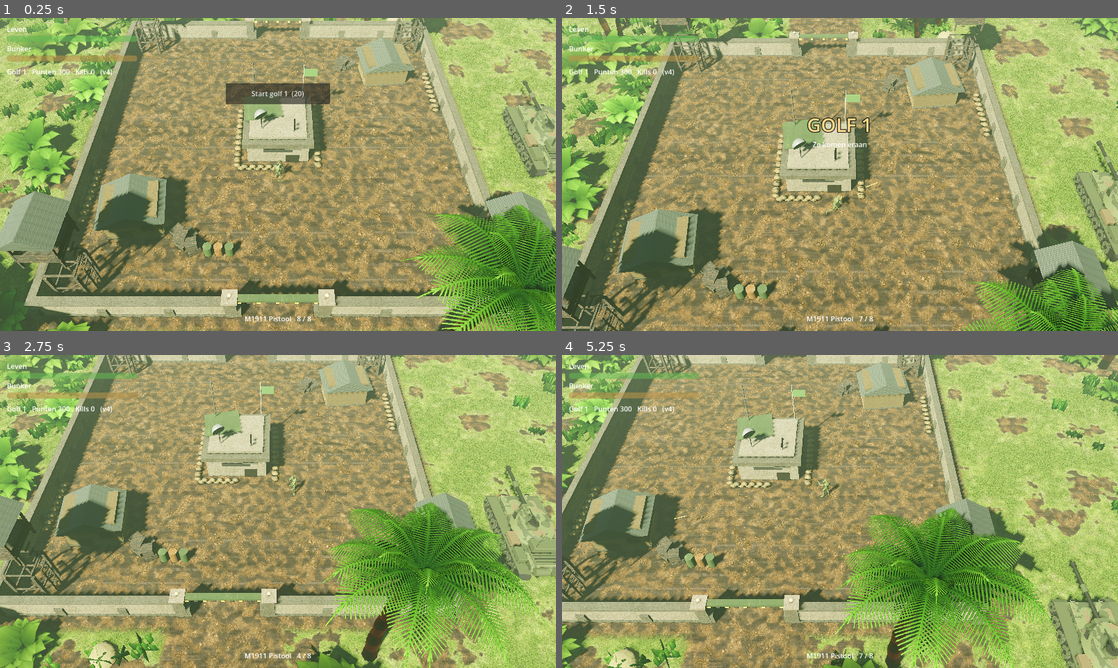
Above: before the commit, frames 1-4 (two rows, left to right).
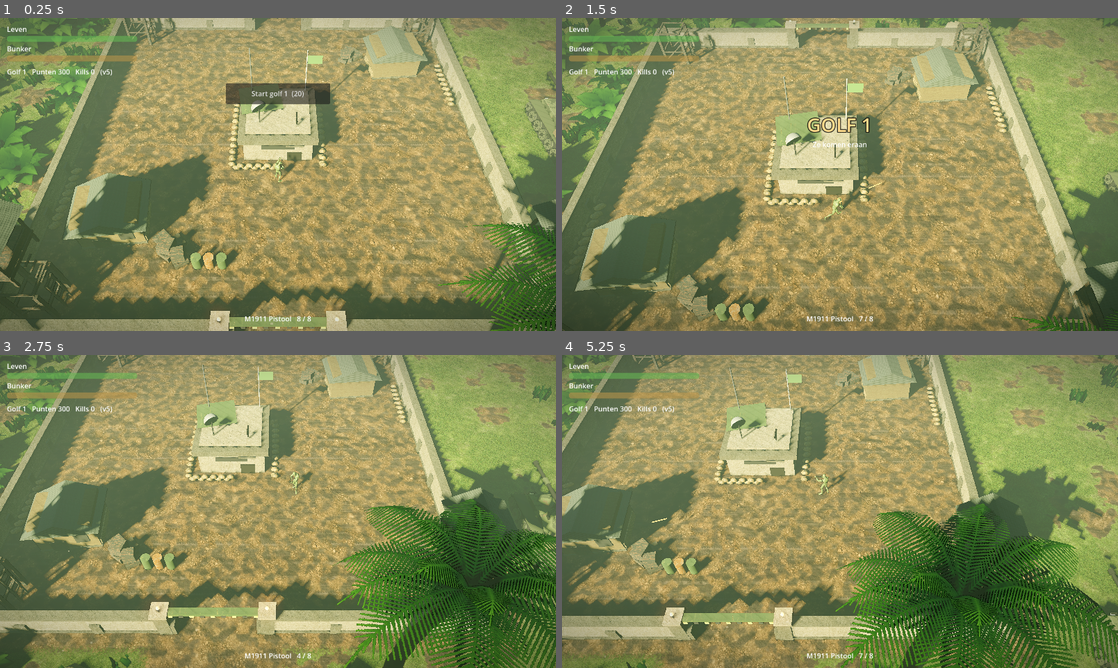
Above: after the commit, the same moments.

Repository: boodschappenmaatje/Bloedjungle-godot
Game: Godot game, scene res://scenes/main.tscn
The game is run twice, just before and just after one commit, with the same random seed, the same clock (stepped at 60 frames per second) and the same inputs.
Inputs (mouse positions are in pixels of both pictures, inside the frame that each line leads up to):
- Up to frame 1 (0.25 s): no input
- Up to frame 2 (1.5 s): click "Start golf 1 (20)" at 0.5 s; move the mouse to (962, 158) at 1.27 s; hold D from 1.28 s (still down); click (962, 158) at 1.42 s
- Up to frame 3 (2.75 s): release D at 2 s; drag from (166, 527) to (250, 574) at 2.02 s
- Up to frame 4 (5.25 s): move the mouse to (895, 442) at 2.77 s; hold D 2.78-3.5 s; click (895, 442) at 2.92 s; drag from (812, 574) to (673, 464) at 3.52 s; move the mouse to (1006, 558) at 4.27 s; hold A 4.28-5 s; click (1006, 558) at 4.42 s; drag from (673, 464) to (756, 433) at 5.02 s

The runs differ from the first frame. In frame 1, 68% of the frame differs, in the area x 0-100%, y 0-100%; in frame 2, 66%; in frame 3, 72%; in frame 4, 71%.

Commit message:
Licht en sfeer plus filmcamera: lange schaduwen, stof, vignet, scherptediepte, lagere camera (v5)
Co-Authored-By: Claude Sonnet 5.5 <noreply@anthropic.com>
Claude-Session: https://claude.ai/code/session_01XZWExccfJCwQW5PZSu2NbC

Diff:
--- a/scripts/atmosphere.gd
+++ b/scripts/atmosphere.gd
@@ -18,23 +18,23 @@
 	env.background_mode = Environment.BG_SKY
 	env.sky = sky
 	env.ambient_light_source = Environment.AMBIENT_SOURCE_SKY
-	env.ambient_light_energy = 0.55
+	env.ambient_light_energy = 0.38
 	env.reflected_light_source = Environment.REFLECTION_SOURCE_SKY
 	env.tonemap_mode = Environment.TONE_MAPPER_ACES
 	env.tonemap_exposure = 1.0
 	env.tonemap_white = 8.0
 	env.fog_enabled = true
 	env.fog_light_color = Color("98a98b")
-	env.fog_density = 0.0075
+	env.fog_density = 0.011
 	env.fog_aerial_perspective = 0.25
 	env.fog_sky_affect = 0.5
 	env.glow_enabled = true
-	env.glow_intensity = 0.6
-	env.glow_bloom = 0.04
-	env.glow_hdr_threshold = 1.0
+	env.glow_intensity = 0.8
+	env.glow_bloom = 0.07
+	env.glow_hdr_threshold = 0.9
 	env.glow_blend_mode = Environment.GLOW_BLEND_MODE_SOFTLIGHT
 	env.adjustment_enabled = true
-	env.adjustment_contrast = 1.14
+	env.adjustment_contrast = 1.2
 	env.adjustment_saturation = 1.1
 	# alleen bij de zwaarste renderer (Forward+) actief; de mobiele renderer slaat dit over
 	env.ssao_enabled = true
@@ -45,12 +45,31 @@
 	add_child(we)
 
 	var sun := DirectionalLight3D.new()
-	sun.rotation_degrees = Vector3(-46.0, -38.0, 0.0)
-	sun.light_color = Color("fff0d6")
-	sun.light_energy = 1.7
+	sun.rotation_degrees = Vector3(-33.0, -38.0, 0.0)
+	sun.light_color = Color("ffe2b0")
+	sun.light_energy = 2.2
 	sun.shadow_enabled = true
-	sun.shadow_blur = 1.4
+	sun.shadow_blur = 0.8
 	sun.directional_shadow_mode = DirectionalLight3D.SHADOW_PARALLEL_2_SPLITS
-	sun.directional_shadow_max_distance = 70.0
+	sun.directional_shadow_max_distance = 80.0
 	sun.shadow_normal_bias = 1.2
 	add_child(sun)
+
+	# donkere randen en een warme tint over alles, zoals een filmbeeld
+	var layer := CanvasLayer.new()
+	layer.layer = -1
+	var rect := ColorRect.new()
+	rect.set_anchors_preset(Control.PRESET_FULL_RECT)
+	rect.mouse_filter = Control.MOUSE_FILTER_IGNORE
+	var sh := Shader.new()
+	sh.code = """shader_type canvas_item;
+void fragment() {
+	vec2 d = UV - 0.5;
+	float v = smoothstep(0.35, 0.95, length(d * vec2(1.0, 1.15)));
+	COLOR = vec4(0.03, 0.05, 0.02, v * 0.55);
+}"""
+	var sm := ShaderMaterial.new()
+	sm.shader = sh
+	rect.material = sm
+	layer.add_child(rect)
+	add_child(layer)
--- a/scripts/camera_rig.gd
+++ b/scripts/camera_rig.gd
@@ -6,14 +6,60 @@
 var _snap := true  # eerste beeld meteen op de speler, niet ernaartoe vliegen
 
 
+func _ready() -> void:
+	# lange lens en onscherpe verte: kijkt als een filmbeeld, niet als een kaart
+	fov = 42.0
+	far = 220.0
+	var cam := CameraAttributesPractical.new()
+	cam.dof_blur_far_enabled = true
+	cam.dof_blur_far_distance = 36.0
+	cam.dof_blur_far_transition = 55.0
+	cam.dof_blur_amount = 0.07
+	attributes = cam
+	_dust()
+
+
+## Stofdeeltjes die in het zonlicht zweven, meebewegend met de camera.
+func _dust() -> void:
+	var pm := ParticleProcessMaterial.new()
+	pm.emission_shape = ParticleProcessMaterial.EMISSION_SHAPE_BOX
+	pm.emission_box_extents = Vector3(20, 6, 14)
+	pm.direction = Vector3(0.6, 0.15, 0.2)
+	pm.spread = 40.0
+	pm.initial_velocity_min = 0.2
+	pm.initial_velocity_max = 0.7
+	pm.gravity = Vector3(0, -0.02, 0)
+	pm.scale_min = 0.5
+	pm.scale_max = 1.2
+	var quad := QuadMesh.new()
+	quad.size = Vector2(0.07, 0.07)
+	var m := StandardMaterial3D.new()
+	m.shading_mode = BaseMaterial3D.SHADING_MODE_UNSHADED
+	m.billboard_mode = BaseMaterial3D.BILLBOARD_ENABLED
+	m.transparency = BaseMaterial3D.TRANSPARENCY_ALPHA
+	m.albedo_color = Color(1.0, 0.93, 0.75, 0.3)
+	m.no_depth_test = false
+	quad.material = m
+	var pa := GPUParticles3D.new()
+	pa.process_material = pm
+	pa.draw_pass_1 = quad
+	pa.amount = 140
+	pa.lifetime = 9.0
+	pa.preprocess = 9.0
+	pa.local_coords = false
+	pa.position = Vector3(0, -12, -14)
+	pa.visibility_aabb = AABB(Vector3(-40, -20, -40), Vector3(80, 40, 80))
+	add_child(pa)
+
+
 func _process(delta: float) -> void:
 	var p = Game.player
 	if p == null:
 		return
 	var size := get_viewport().get_visible_rect().size
 	var portrait := size.x < size.y
-	var h := 31.0 if portrait else 25.0
-	var back := 22.0 if portrait else 20.0
+	var h := 27.0 if portrait else 21.0
+	var back := 19.5 if portrait else 17.0
 	var aiming := not is_nan(Game.aim)
 	var want := Vector3(sin(p.face), 0, cos(p.face)) * ((2.5 if portrait else 4.0) if aiming else 1.2)
 	_lead = _lead.lerp(want, 1.0 - exp(-3.0 * delta))
--- a/scripts/hud.gd
+++ b/scripts/hud.gd
@@ -51,7 +51,7 @@
 		var w: Dictionary = Data.WEAPONS[p.weapon]
 		ammo.text = "%s   %s" % [w.name, "herladen..." if p.reload_t > 0.0 else "%d / %d" % [p.ammo, w.mag]]
 	base_bar.value = Game.base_hp / Game.base_max * 100.0
-	info.text = "Golf %d   Punten %d   Kills %d   (v4)" % [Game.wave, Game.points, Game.kills]
+	info.text = "Golf %d   Punten %d   Kills %d   (v5)" % [Game.wave, Game.points, Game.kills]
 
 
 func _on_banner(b: String, s: String, t: float) -> void:
--- a/shaders/foliage.gdshader
+++ b/shaders/foliage.gdshader
@@ -27,7 +27,7 @@
 	vec3 base = pow(vcol, vec3(2.2));  // vertexkleuren zijn sRGB gekozen, de shader rekent lineair
 	vec4 t = use_tex ? texture(tex, UV) : vec4(1.0);
 	if (t.a < cut) discard;
-	ALBEDO = base * t.rgb;
+	ALBEDO = base * t.rgb * vec3(0.42, 0.5, 0.33);  // dieper, minder fel groen
 	ROUGHNESS = 0.75;
 	BACKLIGHT = ALBEDO * backlight;
 }
--- a/shaders/ground.gdshader
+++ b/shaders/ground.gdshader
@@ -32,7 +32,7 @@
 	vec3 g3 = texture(grass_tex, p * 0.071 + 0.11).rgb;
 	vec3 grass = mix(g1, g2, smoothstep(0.35, 0.65, n1 * 0.6 + n2 * 0.4));
 	grass = grass * (0.65 + 0.7 * g3.g) * (0.75 + 0.5 * n3);
-	grass *= vec3(0.62, 0.74, 0.5);  // donkerder en minder fel, past bij de jungle
+	grass *= vec3(0.46, 0.56, 0.38);  // donkerder en minder fel, past bij de jungle
 
 	vec3 d1 = texture(dirt_tex, p * 0.11).rgb;
 	vec3 d2 = texture(mud_tex, p * 0.09 + 0.5).rgb;
